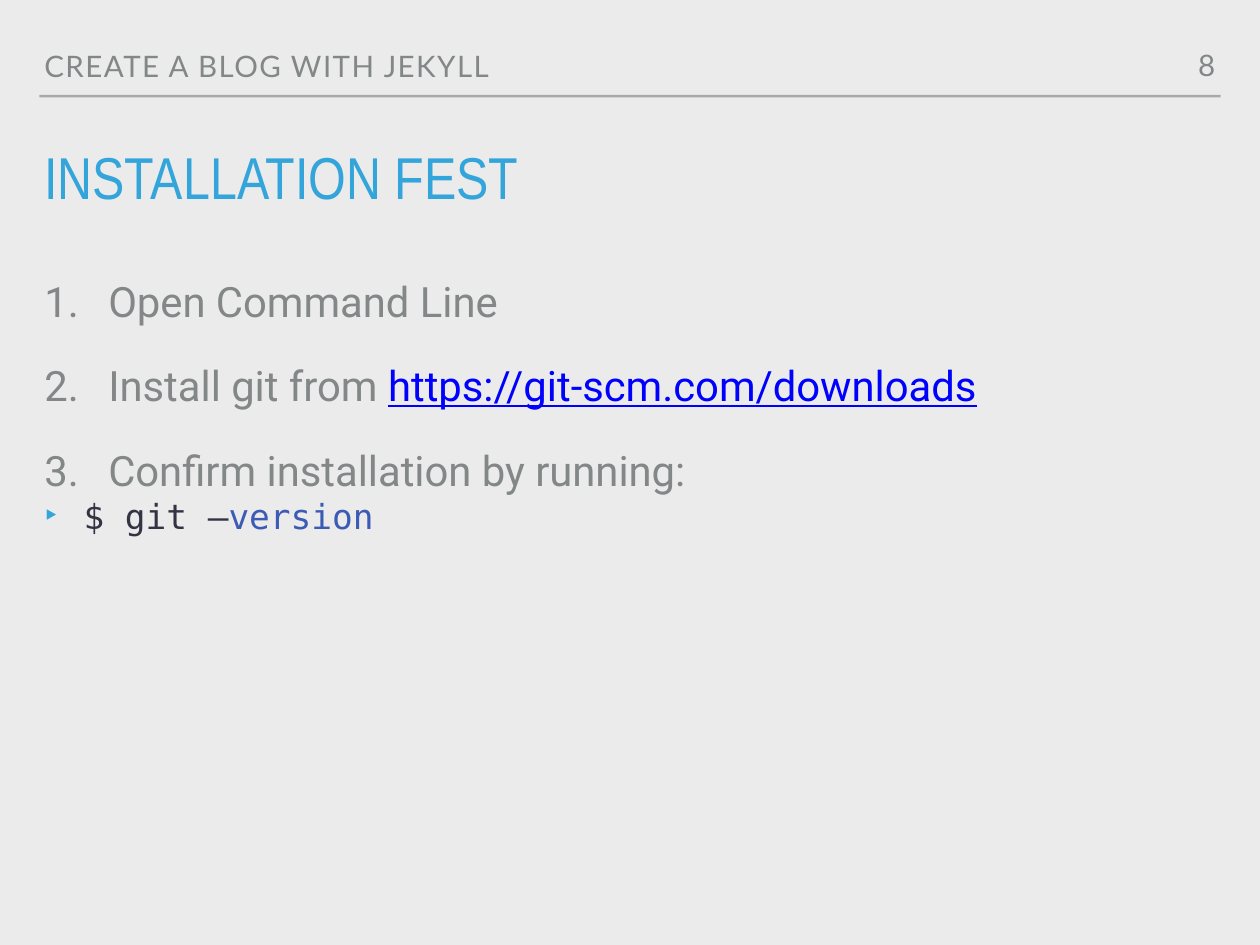
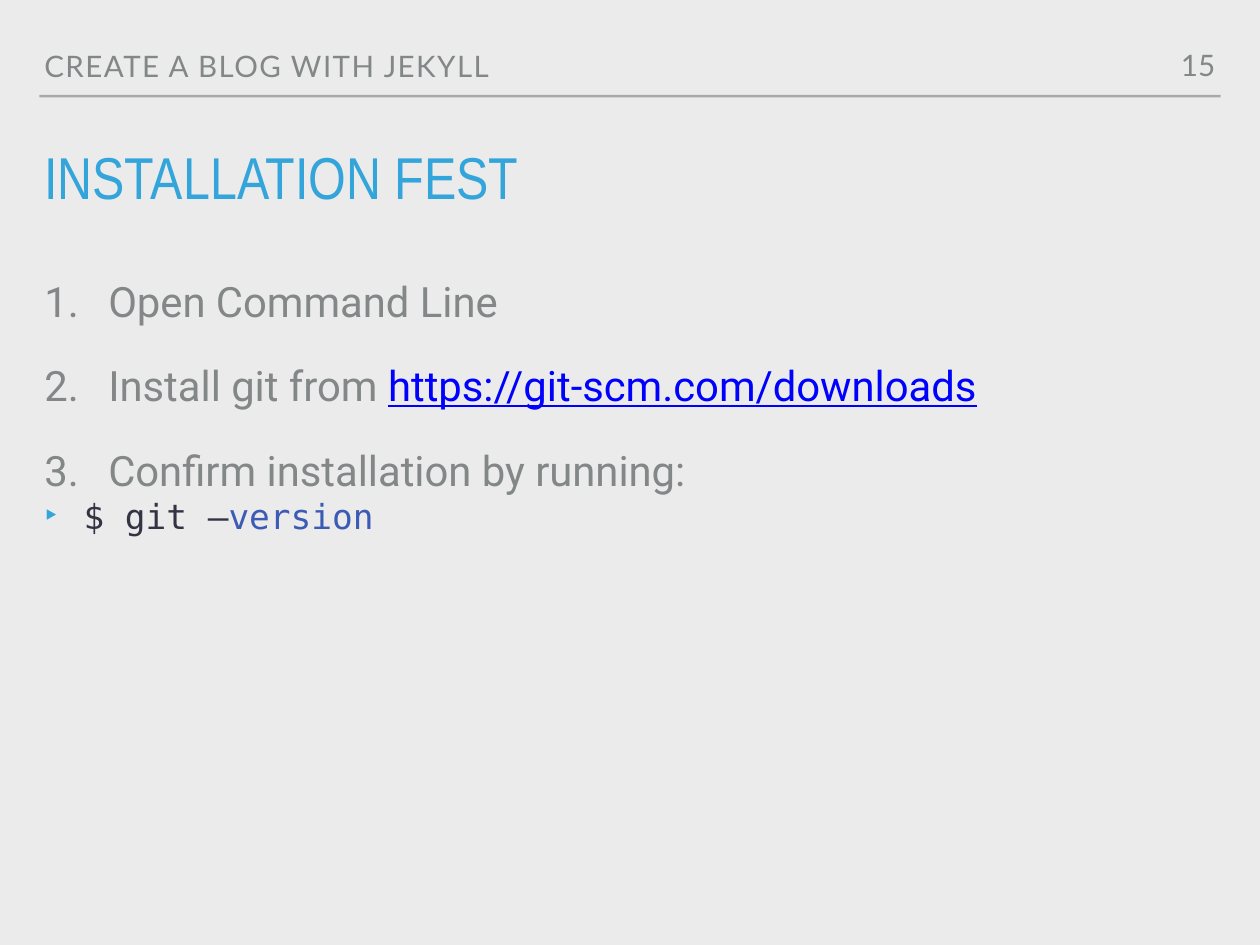
Before and after one commit to M0nica/codeland-workshop, a slide deck: slide 15 of codeland2018.pptx (slide 8 before the commit). Drawn at 1260x945 pixels with LibreOffice and Linux fonts; fonts in the diff are those of the drawing. Boxes give left, top, right and bottom in pixels: in the first picture for what was removed or moved away, otherwise in the second. Text is boxed around its words. In the diff, an @@ line names an element or a change of style, - is before the commit and + after.

```diff
--- a/codeland2018.pptx
+++ b/codeland2018.pptx
@@ page number added at [1181,55,1215,76], 24 pt, text #838787 @@
+15
@@ page number removed at [1198,55,1215,76] @@
-8
```
Also in this commit, not shown: 8 other slides changed, 42 slides added, 11 other files.
